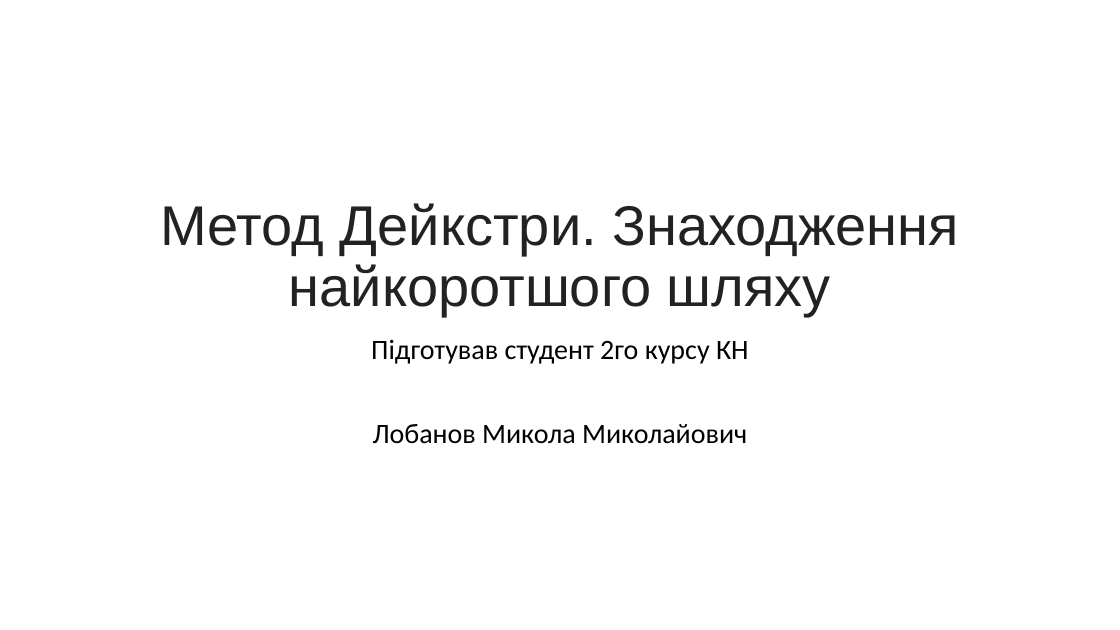
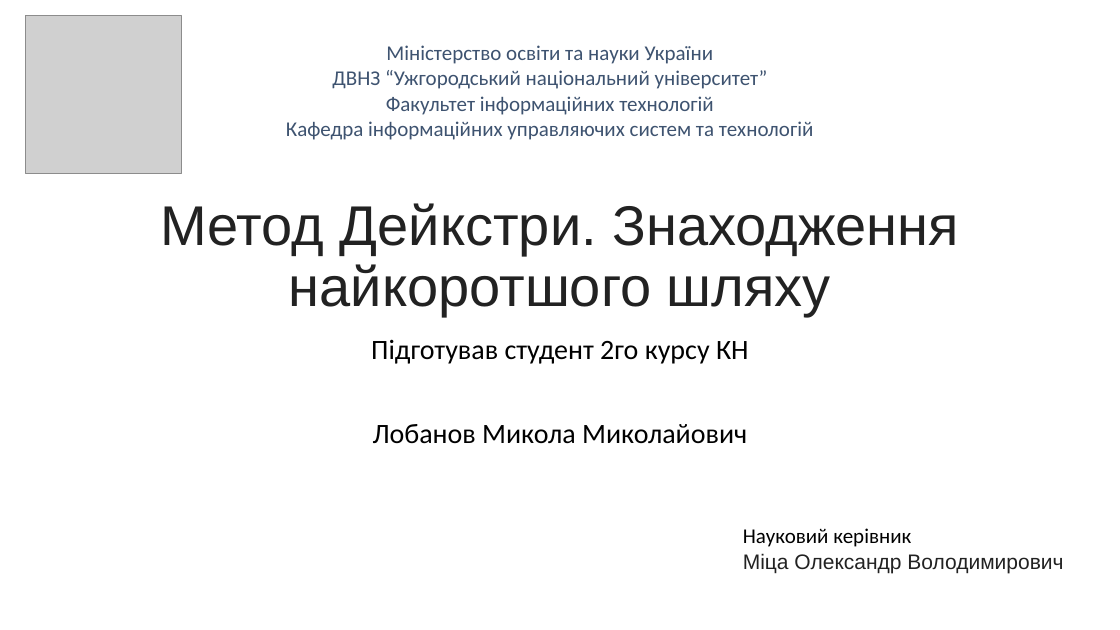
Before and after one commit to XonisNick/DijkstraAlgorythm, a slide deck: slide 1 of presentation.pptx. Drawn at 1120x630 pixels with LibreOffice and Linux fonts; fonts in the diff are those of the drawing; grey boxes stand for pictures. Boxes give left, top, right and bottom in pixels: in the first picture for what was removed or moved away, otherwise in the second. Text is boxed around its words. In the diff, an @@ line names an element or a change of style, - is before the commit and + after.

```diff
--- a/presentation.pptx
+++ b/presentation.pptx
@@ picture added at box(25, 16, 181, 174) @@
@@ text added at box(286, 45, 813, 140), 18 pt, text #3E5370 @@
+Міністерство освіти та науки України
+ДВНЗ “Ужгородський національний університет”
+Факультет інформаційних технологій
+Кафедра інформаційних управляючих систем та технологій
@@ text added at box(743, 528, 1063, 573), 18 pt, text #222222 @@
+Науковий керівник
+Міца Олександр Володимирович
```
Also in this commit, not shown: 1 other slide changed, 1 slide added, 1 slide removed, 1 other file.
